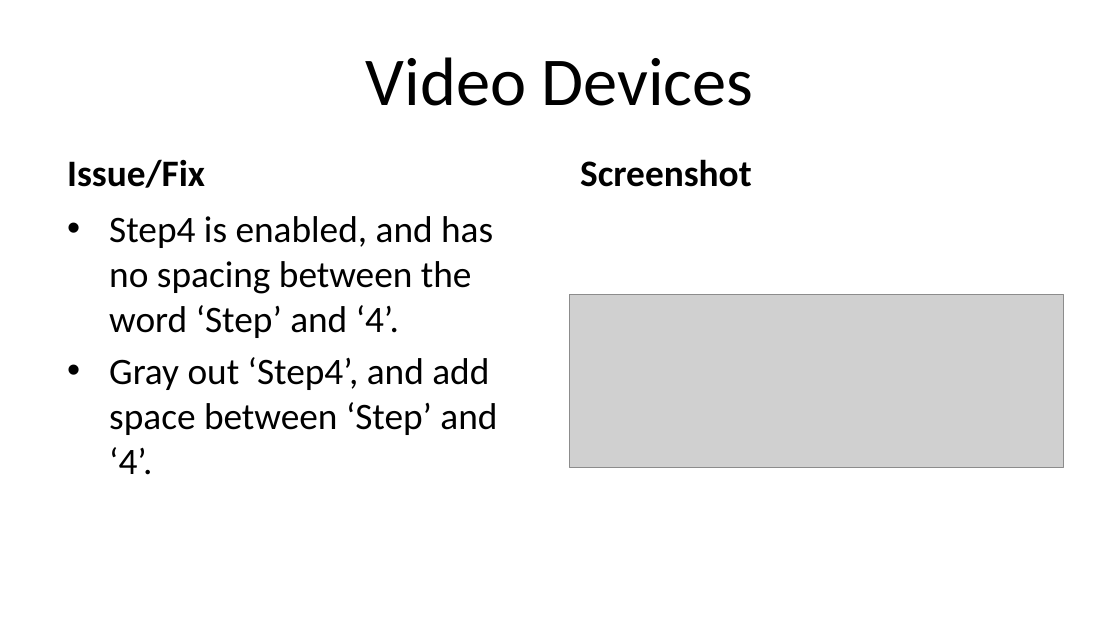
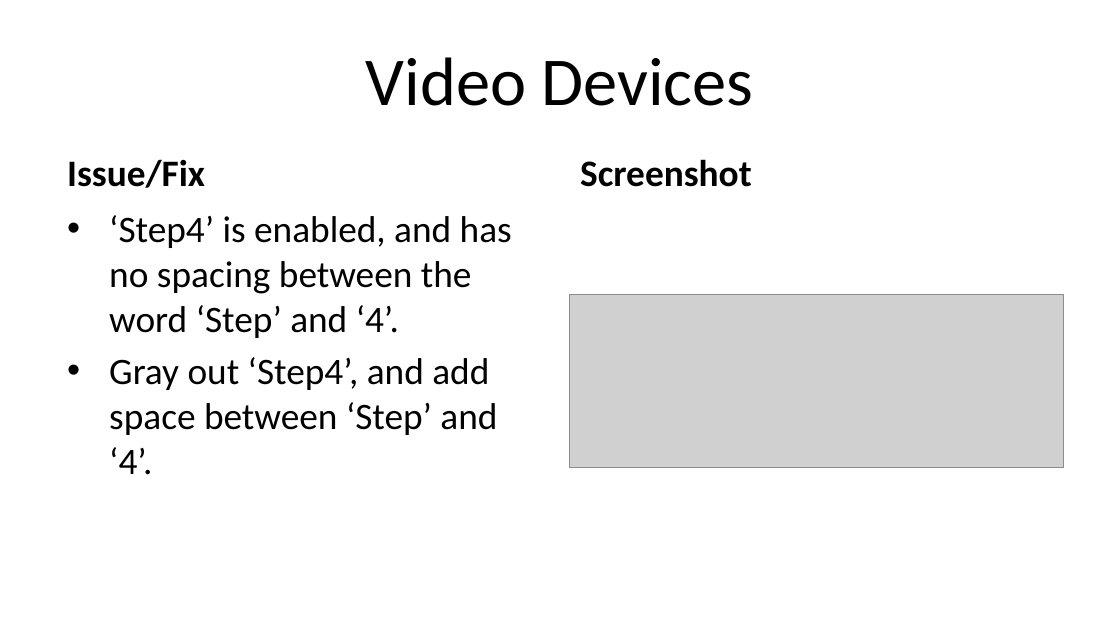
Before and after one commit to Jmackas/Proctoring_Revamp, a slide deck: slide 6 of proctoring/Proctoring Suggested Changes.pptx. Drawn at 1120x630 pixels with LibreOffice and Linux fonts; fonts in the diff are those of the drawing; grey boxes stand for pictures. Boxes give left, top, right and bottom in pixels: in the first picture for what was removed or moved away, otherwise in the second. Text is boxed around its words. In the diff, an @@ line names an element or a change of style, - is before the commit and + after.

```diff
--- a/proctoring/Proctoring Suggested Changes.pptx
+++ b/proctoring/Proctoring Suggested Changes.pptx
@@ text at <box>109,215,512,338</box>: text changed @@
-• Step4 is enabled, and has no spacing between the word ‘Step’ and ‘4’.
+• ‘Step4’ is enabled, and has no spacing between the word ‘Step’ and ‘4’.
```
Also in this commit, not shown: 3 slides added.
